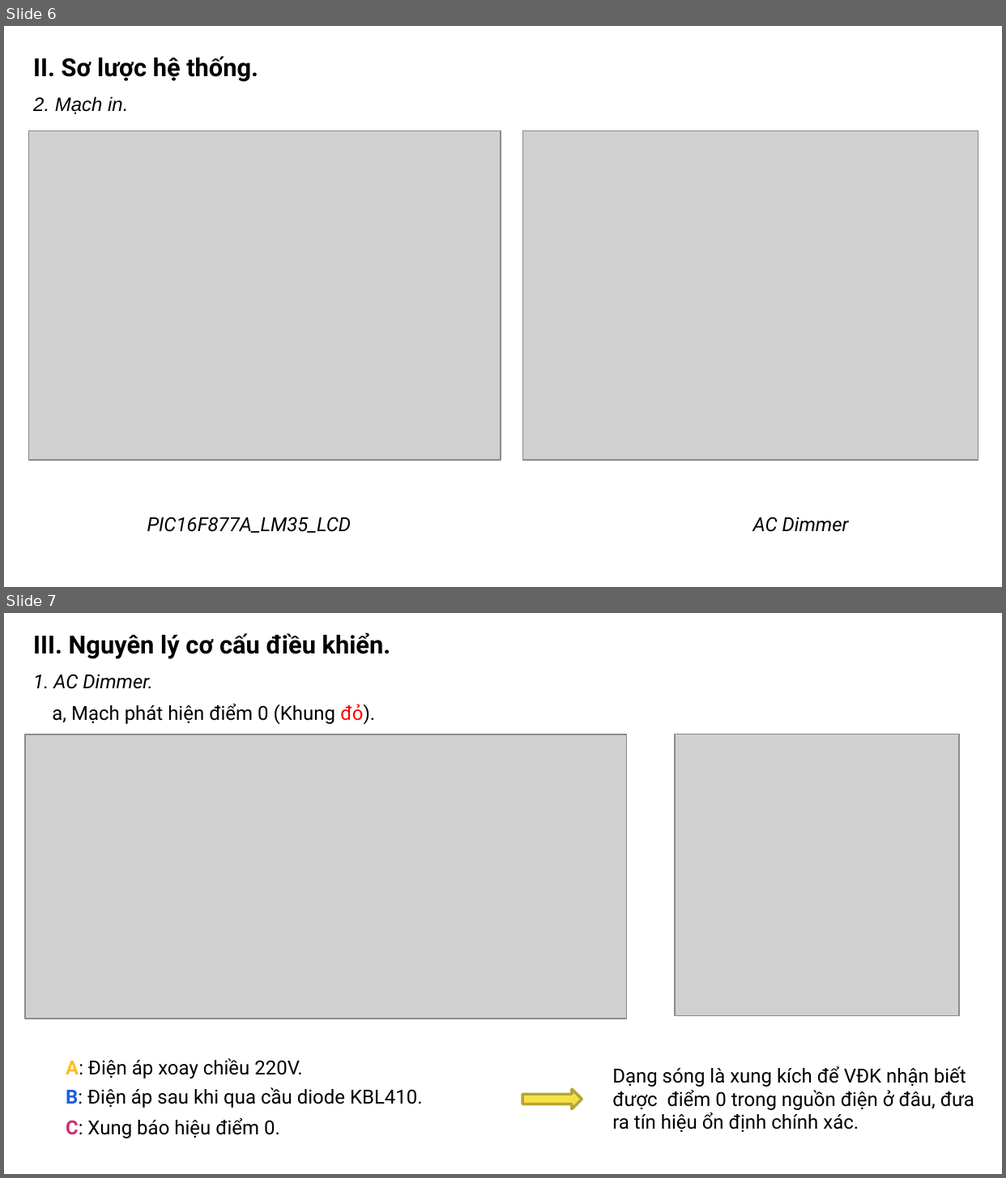
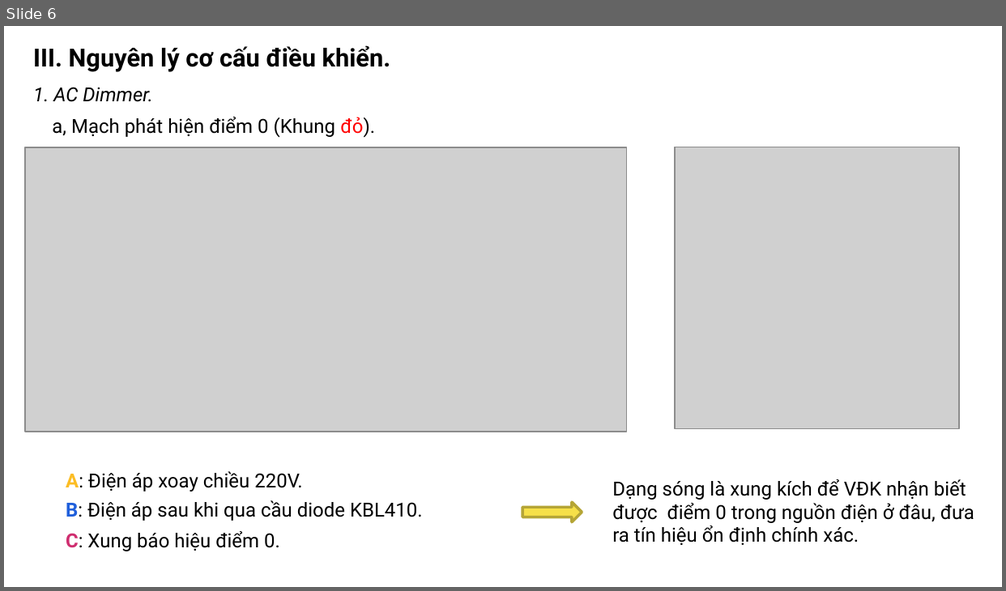
Before and after one commit to khanhnm08/HK_Egg_Incubator, a slide deck: Slide bao cao.pptx. Shown one above the other, each under a label of ours: slides 6 and 7 before the commit, slide 6 after it. The pictures are 1006x1178 and 1006x591 pixels, drawn with LibreOffice and Linux fonts; fonts in the diff are those of the drawing; grey boxes stand for pictures. Boxes give left, top, right and bottom in pixels: in the first picture for what was removed or moved away, otherwise in the second. Text is boxed around its words. In the diff, an @@ line names an element or a change of style, - is before the commit and + after.

```diff
--- a/Slide bao cao.pptx
+++ b/Slide bao cao.pptx
@@ slide 6 removed at (4, 26, 1002, 587), background #FFFFFF @@
@@ text removed at (33, 56, 258, 82) @@
-II. Sơ lược hệ thống.
@@ text removed at (33, 96, 128, 114) @@
-2. Mạch in.
@@ picture removed at (29, 130, 501, 460) @@
@@ picture removed at (523, 130, 978, 460) @@
@@ text removed at (147, 517, 351, 533) @@
-PIC16F877A_LM35_LCD
@@ text removed at (753, 517, 849, 532) @@
-AC Dimmer
@@ what was slide 7 is now slide 6 @@
```
Also in this commit, not shown: 6 slides changed, 3 slides added, 2 other files.
